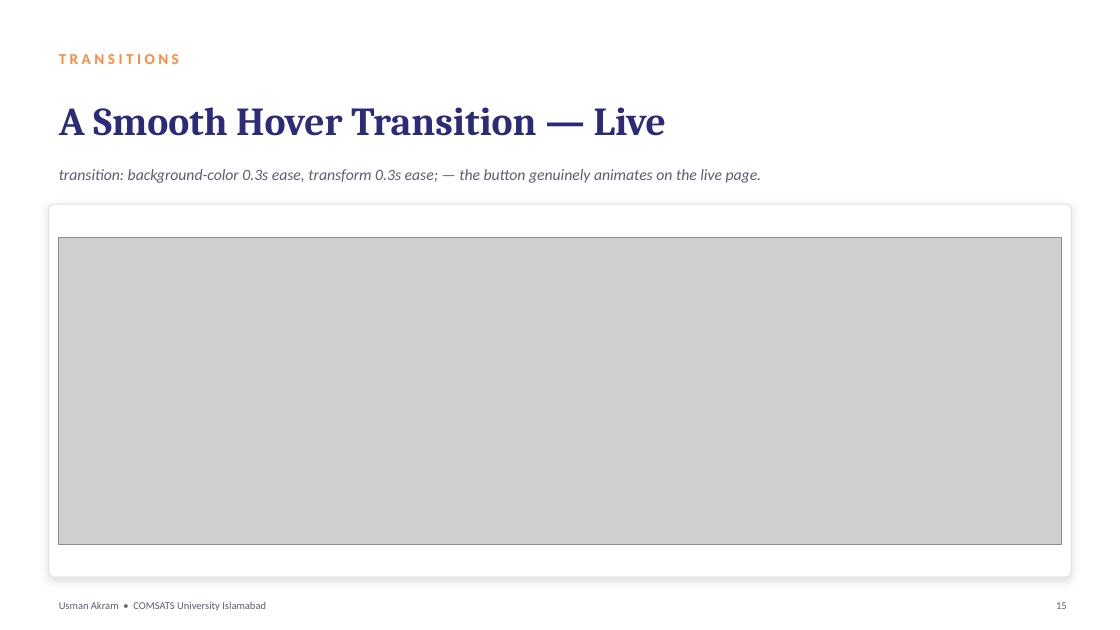
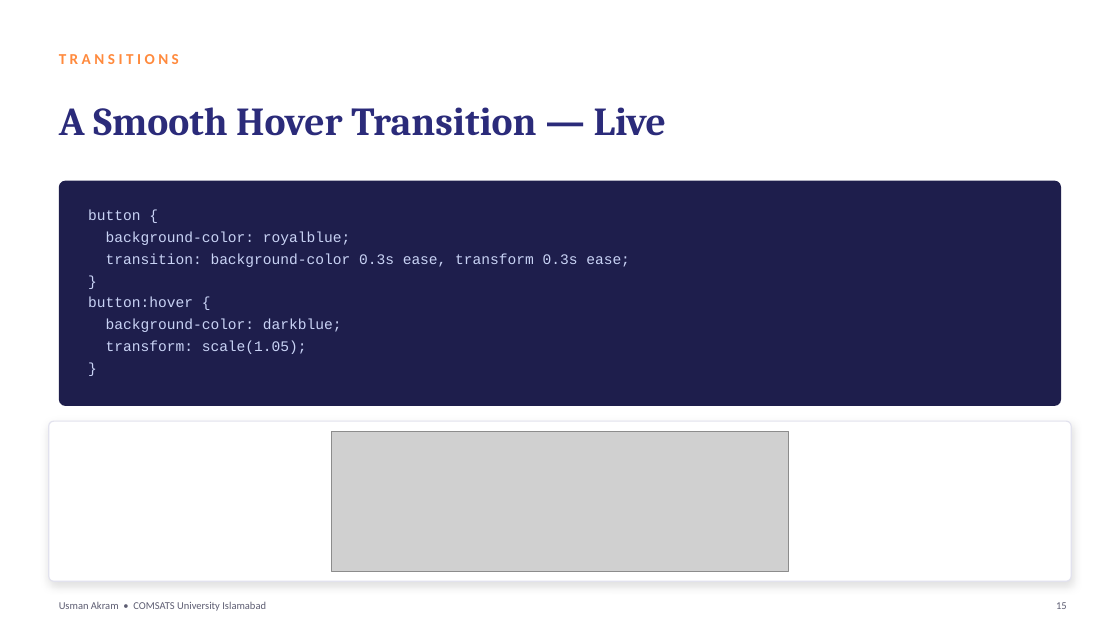
Before and after one commit to mua22/mern-web-book, a slide deck: slide 15 of slides/CSC336-Lecture-08-CSS3-Features.pptx. Drawn at 1120x630 pixels with LibreOffice and Linux fonts; fonts in the diff are those of the drawing; grey boxes stand for pictures. Boxes give left, top, right and bottom in pixels: in the first picture for what was removed or moved away, otherwise in the second. Text is boxed around its words. In the diff, an @@ line names an element or a change of style, - is before the commit and + after.

```diff
--- a/slides/CSC336-Lecture-08-CSS3-Features.pptx
+++ b/slides/CSC336-Lecture-08-CSS3-Features.pptx
@@ rounded rectangle added at (x1=59, y1=181, x2=1061, y2=406), fill #1E1E4C @@
@@ text at (x1=88, y1=209, x2=630, y2=354): text changed; size 13.5 to 12.5 pt; font Calibri to Courier New; text colour #5D5D72 to #C9D3F5; italic off @@
-transition: background-color 0.3s ease, transform 0.3s ease; — the button genuinely animates on the live page.
+button {
+background-color: royalblue;
+transition: background-color 0.3s ease, transform 0.3s ease;
+}
+button:hover {
+background-color: darkblue;
+transform: scale(1.05);
+}
@@ text "button {" at (x1=88, y1=209, x2=630, y2=354): vertical alignment middle to top @@
@@ rounded rectangle resized from (x1=49, y1=204, x2=1071, y2=577) to (x1=49, y1=421, x2=1071, y2=581) @@
@@ rounded rectangle at (x1=49, y1=421, x2=1071, y2=581): proportions changed @@
@@ picture resized from (x1=59, y1=237, x2=1061, y2=544) to (x1=331, y1=431, x2=789, y2=571) @@
```
Also in this commit, not shown: 11 other slides changed, 2 other files.
